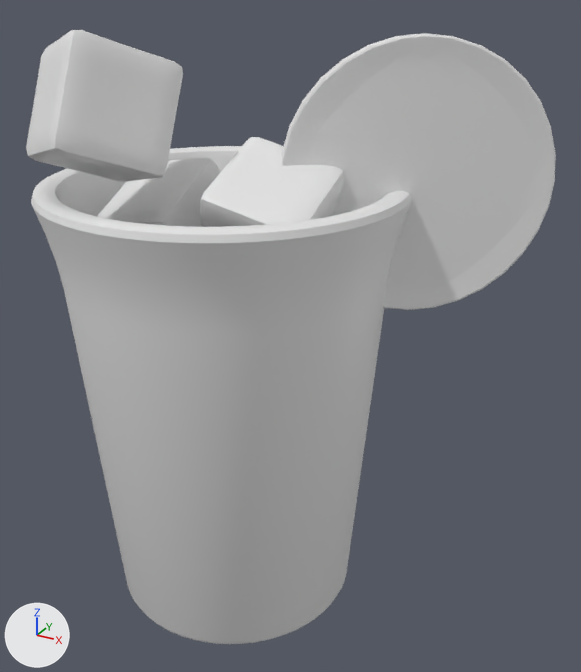
An edit to the OBJ model public/assets/drink-baked/blog0043.obj, drawn before and after from the same camera.
One viewpoint serves both versions: a 50 mm camera at (3.42, -5.18, 5.1) aimed at (0.53, 0.09, 2.47). The axes (+X, +Y, +Z) are drawn at lower left. The lights are the same throughout. The picture after the commit comes second. Where no turn or scale is listed for an object, it has been applied to the vertices.
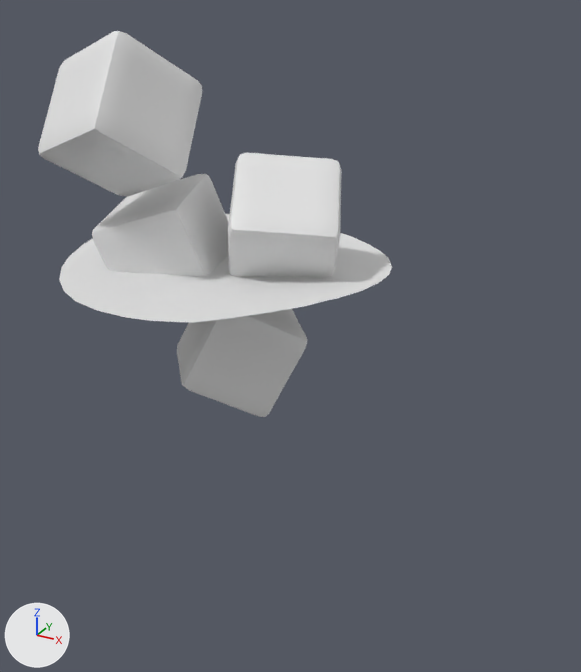
Location of each change, [x1, y1, x2, y2] in pixels of the pictures (581 x 672 px; the box of a moved part takes in the faces that stretch with it):
'Cylinder', deleted: before [31, 146, 411, 644]
'Circle.001', deleted: before [281, 33, 556, 310]
'Cube.003', reshaped (8% taller): before [26, 30, 183, 182]; after [38, 31, 202, 196]
'Cube.002', reshaped: before [200, 137, 344, 227]; after [228, 153, 342, 277]
'Cube.001', reshaped: before [97, 158, 221, 227]; after [92, 174, 229, 276]
part 4 of me_plane, moved or reshaped (not visible before): after [59, 213, 392, 323]
'Cube', unchanged, uncovered by the edit: after [177, 309, 307, 417]

Diff of the bpy script that builds the scene:
```diff
--- a/public/assets/drink-baked/blog0043.obj.py
+++ b/public/assets/drink-baked/blog0043.obj.py
@@ me_cube_001 @@
 # used by ob_cube_001; location = (0.0, 0.0, 0.0)
-me_cube_001.from_pydata(...)  # 386 vertices, 384 faces; spans x -0.913..0.001, y -0.606..0.474, z 2.721..3.844
+me_cube_001.from_pydata(...)  # 386 vertices, 384 faces; spans x -0.982..0.108, y -0.694..0.354, z 2.642..3.693
+# me_cube_001 part 1: the whole mesh is multiplied about its middle by the matrix ((0.957, -0.207, -0.203), (0.259, 0.924, 0.282), (0.129, -0.323, 0.938)), then moved by (0.019, -0.104, -0.115)
@@ me_cube_002 @@
 # used by ob_cube_002; location = (0.0, 0.0, 0.0)
-me_cube_002.from_pydata(...)  # 386 vertices, 384 faces; spans x 0.016..0.974, y -0.663..0.412, z 2.9..4.052
+me_cube_002.from_pydata(...)  # 386 vertices, 384 faces; spans x -0.092..1.057, y -0.55..0.696, z 2.827..3.925
+# me_cube_002 part 2: the whole mesh is multiplied about its middle by the matrix ((0.543, -0.014, 0.84), (-0.321, -0.927, 0.192), (0.776, -0.374, -0.508)), then moved by (-0.012, 0.199, -0.1)
@@ me_cube_003 @@
 # used by ob_cube_003; location = (0.0, 0.0, 0.0)
-me_cube_003.from_pydata(...)  # 386 vertices, 384 faces; spans x -1.025..0.036, y -1.37..-0.138, z 3.727..4.824
+me_cube_003.from_pydata(...)  # 386 vertices, 384 faces; spans x -1.092..-0.017, y -1.087..0.089, z 3.578..4.799
+# me_cube_003 part 3: the whole mesh is multiplied about its middle by the matrix ((0.973, -0.226, -0.054), (0.232, 0.936, 0.263), (-0.008, -0.269, 0.963)), then moved by (-0.06, 0.255, -0.087)
@@ me_plane @@
 # used by ob_plane; location = (0.0, 0.0, 0.0)
-me_plane.from_pydata(...)  # 246 vertices, 68 faces; spans x -1.31..1.31, y -1.3..1.3, z 3.01..3.12
+me_plane.from_pydata(...)  # 224 vertices, 165 faces; spans x -1.31..1.31, y -1.31..1.31, z 3.02..3.12
+# me_plane part 4: 18 vertices moved from x -1.28..1.28, y -1.3..1.3, z 3.03..3.09 to x -1.29..1.29, y -1.31..1.31, z 3.03..3.09; 174 vertices removed from x -1.3..1.3, y -1.3..1.3, z 3.01..3.12; 152 vertices added at x -1.31..1.31, y -1.29..1.29, z 3.02..3.11
@@ ob_circle_001 @@
-ob_circle_001 = bpy.data.objects.new('Circle.001', me_circle_001)
-ob_circle_001.location = (0.0, 0.0, 0.0)
@@ ob_cylinder @@
-ob_cylinder = bpy.data.objects.new('Cylinder', me_cylinder)
-ob_cylinder.location = (0.0, 0.0, 0.0)
```
